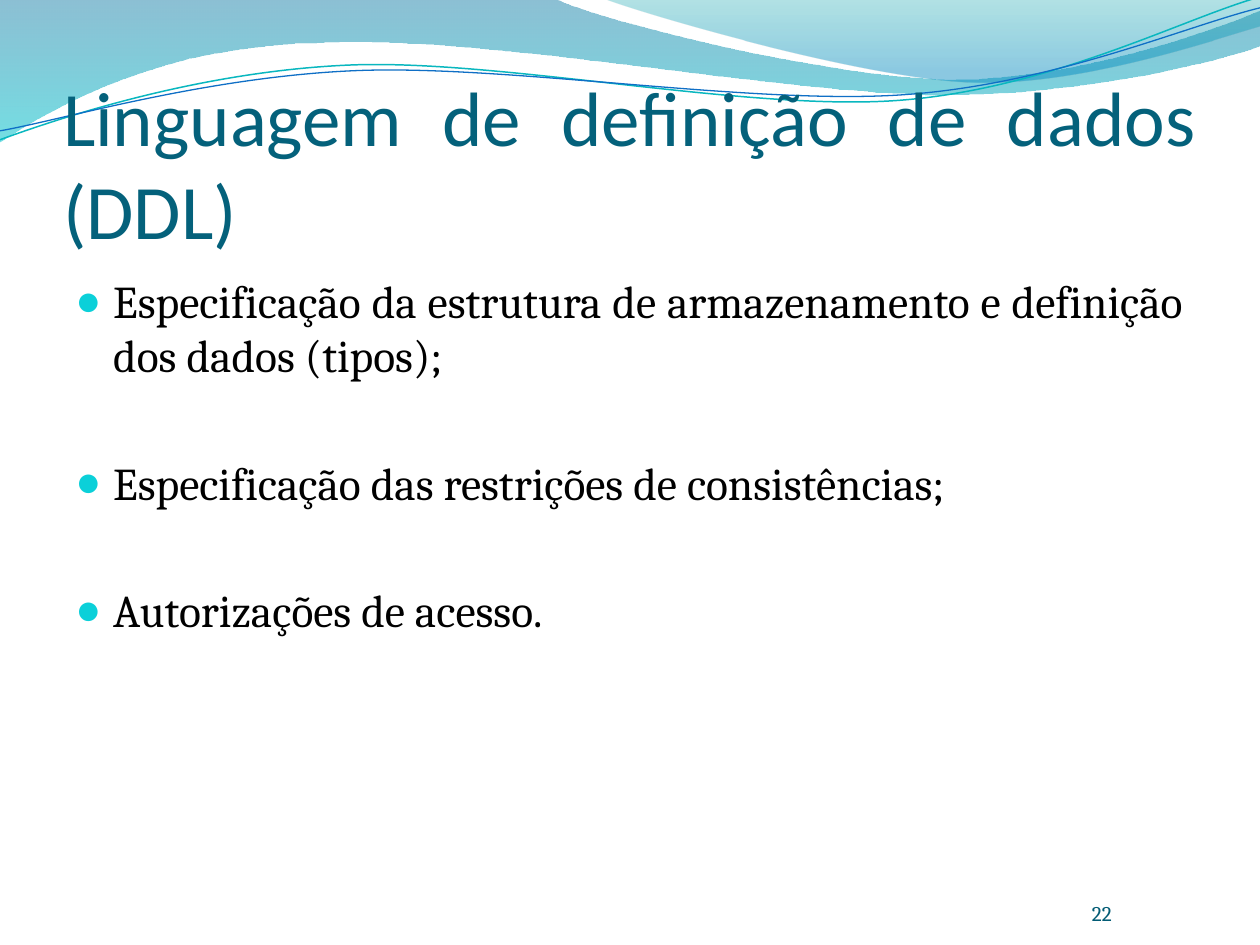
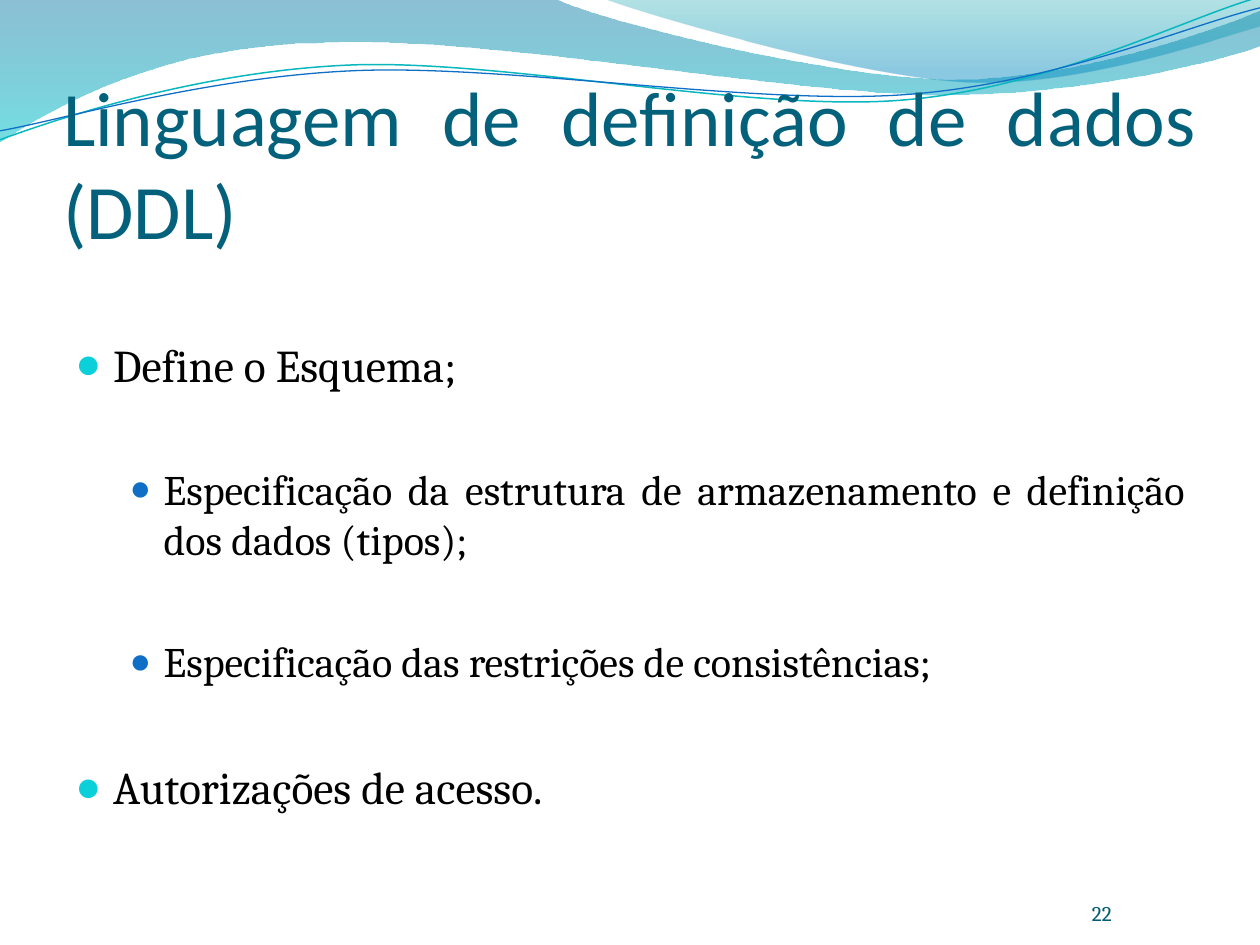
Before and after one commit to leonardopordeus/BD, a slide deck: slide 22 of Aula01.pptx. Drawn at 1260x945 pixels with LibreOffice and Linux fonts; fonts in the diff are those of the drawing; background and template pictures are left out. Boxes give left, top, right and bottom in pixels: in the first picture for what was removed or moved away, otherwise in the second. Text is boxed around its words. In the diff, an @@ line names an element or a change of style, - is before the commit and + after.

```diff
--- a/Aula01.pptx
+++ b/Aula01.pptx
@@ text at bbox=[113, 349, 456, 392]: paragraph added @@
+● Define o Esquema;
@@ text at bbox=[164, 475, 1185, 686]: size 26 to 24 pt in "Especificação da estrutura de armazenamento e definição ...", "Especificação das restrições de consistências;"; list level 1 to 2 in "Especificação da estrutura de armazenamento ..."; bullet colour #0BD0D9 to #0F6FC6; list level 1 to 2 in "Especificação das restrições de consistências;" @@
```
Also in this commit, not shown: 3 other slides changed.
